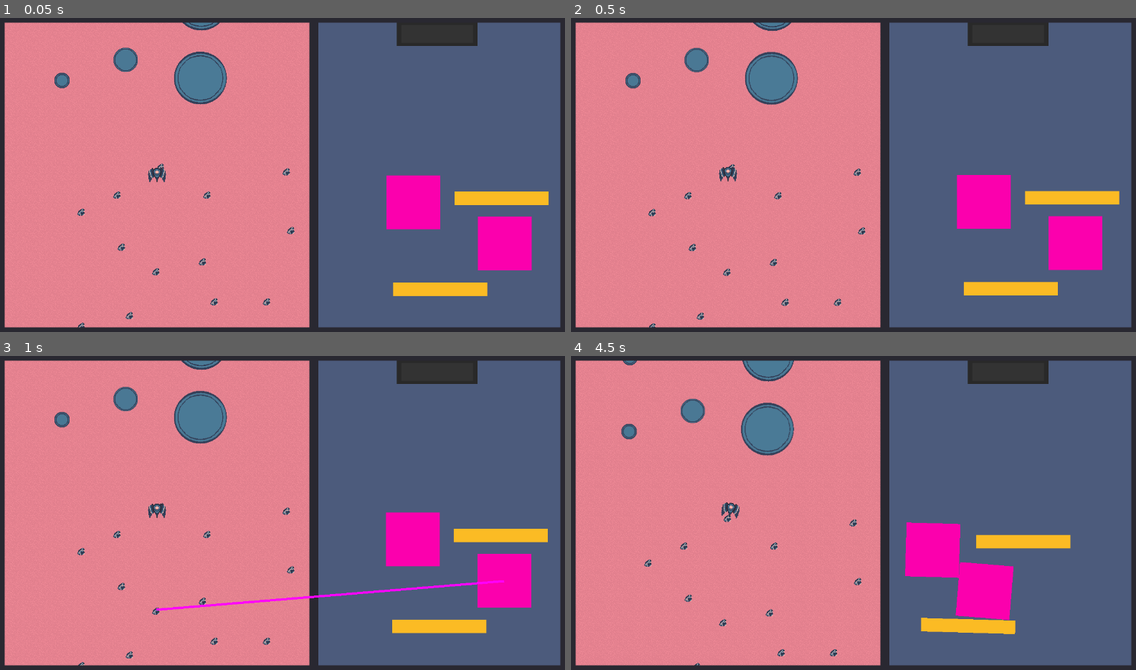
Above: before the commit, frames 1-4 (two rows, left to right).
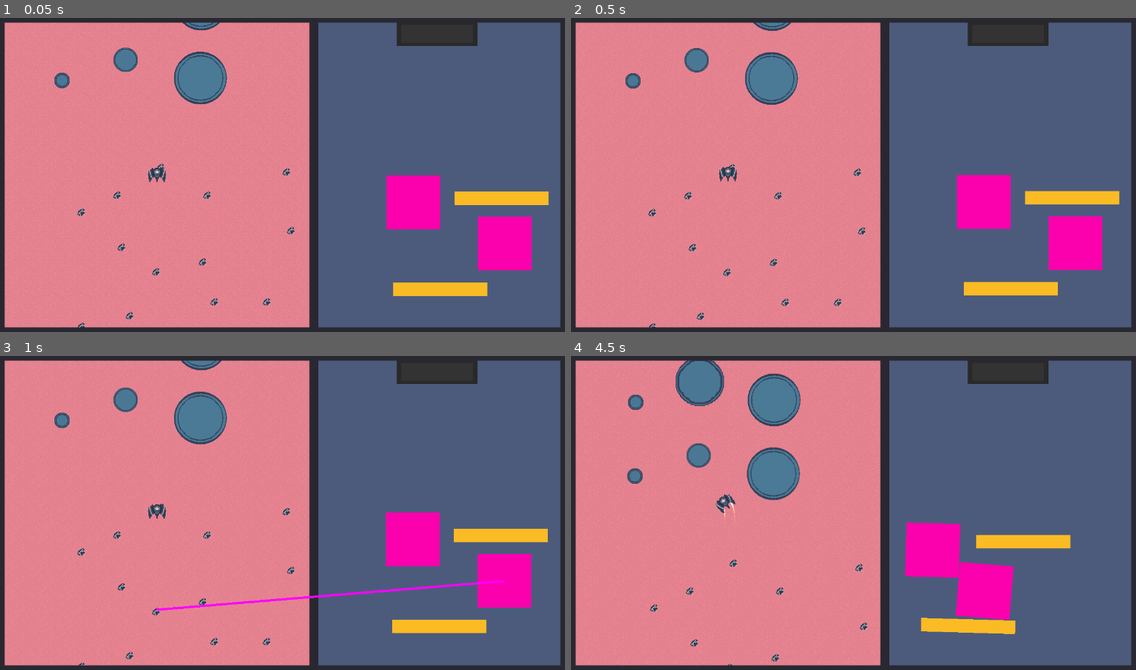
Above: after the commit, the same moments.

Repository: AstralStew/ProjectThornbury
Game: Godot game, scene res://Scenes/level.tscn
The game is run twice, just before and just after one commit, with the same random seed, the same clock (stepped at 60 frames per second) and the same inputs.
Inputs (mouse positions are in pixels of both pictures, inside the frame that each line leads up to):
- Up to frame 1 (0.05 s): no input
- Up to frame 2 (0.5 s): no input
- Up to frame 3 (1 s): drag from (502, 582) to (158, 610) at 0.52 s
- Up to frame 4 (4.5 s): drag from (983, 541) to (729, 610) at 1.27 s; move the mouse to (1073, 534) at 2.02 s; hold D (MoveRight) 2.03-2.75 s; hold Shift (Boost, bound only after the commit) 2.03-2.75 s; click (1073, 534) at 2.17 s; drag from (989, 626) to (695, 591) at 2.77 s; move the mouse to (1023, 560) at 3.52 s; hold A (MoveLeft) 3.53-4.25 s; hold Space (OpenChute) 3.53-4.25 s; tap Shift (Boost, bound only after the commit) at 3.8 s; drag from (684, 465) to (684, 544) at 4.27 s

Frame 1 is identical in both runs. In frame 2, less than 0.1% of the frame differs, in the area x 9-41%, y 9-28%; in frame 3, 0.6%; in frame 4, 5.9%, in the area x 8-53%, y 1-99%.

Commit message:
Futzing with speed

Diff:
--- a/Scenes/OutsidePrefabs/level_1.tscn
+++ b/Scenes/OutsidePrefabs/level_1.tscn
@@ -569,6 +569,7 @@
 [node name="Building65" type="Sprite2D" parent="." unique_id=1483348009]
 texture_filter = 1
 position = Vector2(262, 136)
+scale = Vector2(2, 2)
 texture = ExtResource("4_80ic5")
 
 [node name="Building161" type="Sprite2D" parent="." unique_id=81093589]
--- a/Scenes/OutsidePrefabs/outside.tscn
+++ b/Scenes/OutsidePrefabs/outside.tscn
@@ -52,6 +52,7 @@
 neutral_change_rate = 30.0
 up_speed = 85.0
 down_speed = 10.0
+boost_speed = 200.0
 
 [node name="ShipsSheet" type="Sprite2D" parent="SubViewportContainer/SubViewport/Ship" unique_id=295043400]
 texture_filter = 1
@@ -92,7 +93,7 @@
 [node name="Camera2D" type="Camera2D" parent="SubViewportContainer/SubViewport/Ship" unique_id=1345788709]
 process_callback = 0
 position_smoothing_enabled = true
-position_smoothing_speed = 0.5
+position_smoothing_speed = 1.0
 rotation_smoothing_enabled = true
 rotation_smoothing_speed = 3.185
 
--- a/Scripts/Ship.gd
+++ b/Scripts/Ship.gd
@@ -1,19 +1,25 @@
 class_name Ship extends CharacterBody2D
 static var instance : Ship = null
 
-@export_category("Ast Controls")
+@export_category("Turning Controls")
 
 @export var rotation_speed : float = 0.25
 @export var rotation_change_rate : float = 50.0
+@export var boost_rotation_change_rate : float = 100.0
+
+
 @export var rotation_acc : float = 0.1
 
-@export_category("TD Controls")
+@export_category("Speed Controls")
 
 @export var up_change_rate : float = 1.0
 @export var down_change_rate : float = 1.0
 @export var neutral_change_rate : float = 1.0
 @export var up_speed : float = 1.0
 @export var down_speed : float = 1.0
+
+@export var boost_speed : float = 100.0
+@export var boost_change_rate : float = 100.0
 
 @export_category("READ ONLY")
 
@@ -45,19 +51,23 @@
 	var _target_rotation : float
 	var _new_speed : float
 
-	if Input.is_action_pressed("MoveLeft"):
-		_target_rotation = move_toward(speed.x, -rotation_speed,rotation_change_rate * delta)
-	elif Input.is_action_pressed("MoveRight"):
-		_target_rotation = move_toward(speed.x, rotation_speed,rotation_change_rate * delta)
+	if Input.is_action_pressed("Boost"):
+		_target_rotation = move_toward(speed.x, 0, boost_rotation_change_rate * delta)
+		_new_speed = move_toward(speed.y, -boost_speed, boost_change_rate  * delta)
 	else:
-		_target_rotation = move_toward(speed.x, 0, rotation_change_rate * delta)
+		if Input.is_action_pressed("MoveLeft"):
+			_target_rotation = move_toward(speed.x, -rotation_speed, rotation_change_rate * delta)
+		elif Input.is_action_pressed("MoveRight"):
+			_target_rotation = move_toward(speed.x, rotation_speed, rotation_change_rate * delta)
+		else:
+			_target_rotation = move_toward(speed.x, 0, rotation_change_rate * delta)
 
-	if Input.is_action_pressed("MoveDown"):
-		_new_speed = move_toward(speed.y, -down_speed, down_change_rate  * delta)
-	elif Input.is_action_pressed("MoveUp"):
-		_new_speed = move_toward(speed.y, -up_speed, up_change_rate * delta)
-	else:
-		_new_speed = move_toward(speed.y,-down_speed, neutral_change_rate * delta)
+		if Input.is_action_pressed("MoveDown"):
+			_new_speed = move_toward(speed.y, -down_speed, down_change_rate * delta)
+		elif Input.is_action_pressed("MoveUp"):
+			_new_speed = move_toward(speed.y, -up_speed, up_change_rate * delta)
+		else:
+			_new_speed = move_toward(speed.y,-down_speed, neutral_change_rate * delta)
 
 	speed = Vector2(_target_rotation,_new_speed)
 
--- a/project.godot
+++ b/project.godot
@@ -56,6 +56,11 @@
 "events": [Object(InputEventKey,"resource_local_to_scene":false,"resource_name":"","device":-1,"window_id":0,"alt_press …(191 unchanged characters)…
 ]
 }
+Boost={
+"deadzone": 0.2,
+"events": [Object(InputEventKey,"resource_local_to_scene":false,"resource_name":"","device":-1,"window_id":0,"alt_pressed":false,"shift_pressed":false,"ctrl_pressed":false,"meta_pressed":false,"pressed":false,"keycode":0,"physical_keycode":4194325,"key_label":0,"unicode":0,"location":0,"echo":false,"script":null)
+]
+}
 
 [layer_names]
 
